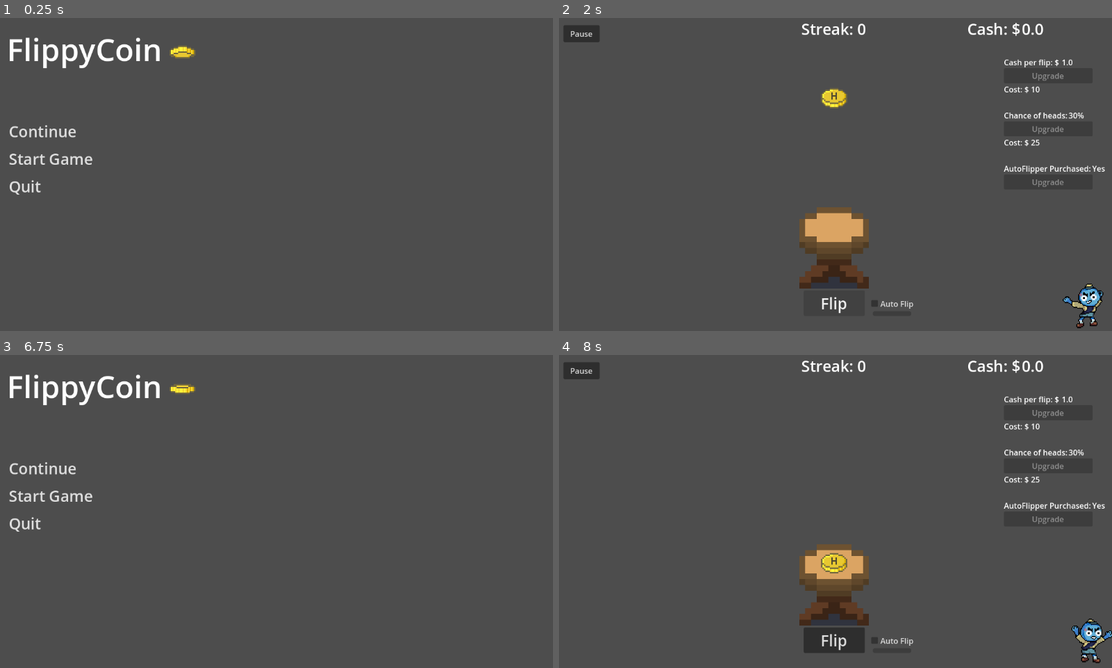
Above: before the commit, frames 1-4 (two rows, left to right).
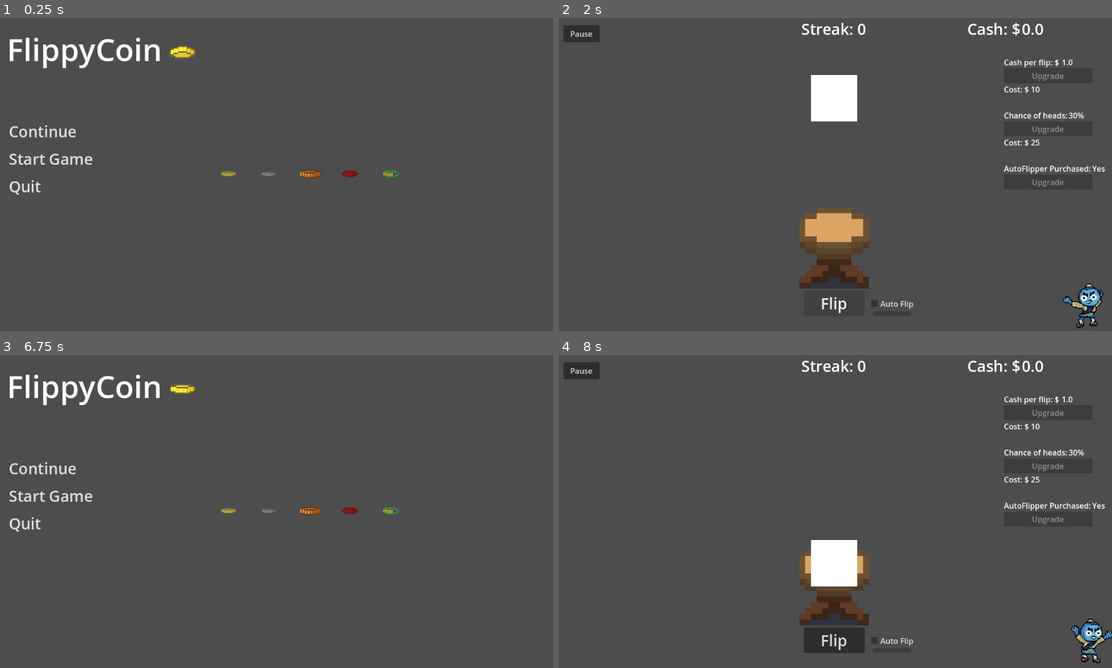
Above: after the commit, the same moments.

Repository: BrodyJack/coin-flip-game
Game: Godot game, scene res://scenes/title_screen.tscn
Two runs of this game, one before a commit and one after it. Both use one fixed random seed, a clock stepped at 60 frames per second and the inputs below. Sound files missing from this copy of the repository are replaced by a short silence.
Inputs:
- Up to frame 1 (0.25 s): no input
- Up to frame 2 (2 s): click "Start Game" at 0.5 s; click "Flip" at 1.25 s
- Up to frame 3 (6.75 s): click "Auto Flip" at 2 s; click "Flip" at 2.75 s; click "Auto Flip" at 3.5 s; click "Flip" at 4.25 s; click "Auto Flip" at 5 s; click "Pause" at 5.75 s; click "Return to title" at 6.5 s
- Up to frame 4 (8 s): click "Start Game" at 7.25 s

The runs differ from the first frame. In frame 1, 0.3% of the frame differs, in the area x 40-73%, y 48-52%; in frame 2, 1.3%, in the area x 45-55%, y 18-34%; in frame 3, 0.3%; in frame 4, 1.3%.

Commit message:
added multiple coin textures and added carouselcontainer

Diff:
--- /dev/null
+++ b/scenes/carousel_container.gd
@@ -0,0 +1,83 @@
+@tool
+extends Node2D
+class_name CarouselContainer
+
+## Sourced from this demo -> https://www.youtube.com/watch?v=z6sUvOBYpT4&list=WL&index=1&t=22s
+
+@export var spacing: float = 2.0
+
+@export var wraparound_enabled: bool = false
+@export var wraparound_radius: float = 300.0
+@export var wraparound_height: float = 50.0
+
+@export_range(0.0, 1.0) var opacity_strength: float = 0.35
+@export_range(0.0, 1.0) var scale_strength: float = 0.25
+@export_range(0.01, 0.99, 0.01) var scale_min = 0.1
+
+@export var smoothing_speed: float = 6.5
+@export var selected_index: int = 0
+@export var follow_button_focus: bool = false
+
+@export var position_offset_node: Control = null
+
+# Called when the node enters the scene tree for the first time.
+func _ready() -> void:
+	pass # Replace with function body.
+
+
+# Called every frame. 'delta' is the elapsed time since the previous frame.
+func _process(delta: float) -> void:
+	if !position_offset_node or position_offset_node.get_child_count() == 0:
+		return
+
+	selected_index = clamp(selected_index, 0, position_offset_node.get_child_count() - 1)
+
+	for i in position_offset_node.get_children():
+		if wraparound_enabled:
+			var max_index_range = max(1, (position_offset_node.get_child_count() - 1) / 2.0)
+			var angle = clamp((i.get_index() - selected_index) / max_index_range, -1.0, 1.0) * PI
+			var x = sin(angle) * wraparound_radius
+			var y = cos(angle) * wraparound_height
+			var target_pos = Vector2(x, y - wraparound_height) - i.size/2.0
+			i.position = lerp(i.position, target_pos, smoothing_speed * delta)
+		else:
+			var position_x = 0
+			if i.get_index() > 0:
+				position_x = position_offset_node.get_child(i.get_index() - 1).position.x + position_offset_node.get_child(i.get_index() - 1).size.x + spacing
+			i.position = Vector2(position_x, -i.size.y / 2.0)
+
+		i.pivot_offset = i.size/2.0
+		var target_scale = 1.0 - (scale_strength * abs(i.get_index() - selected_index))
+		target_scale = clamp(target_scale, scale_min, 1.0)
+		i.scale = lerp(i.scale, Vector2.ONE * target_scale, smoothing_speed*delta)
+
+		var target_opacity = 1.0 - (opacity_strength * abs(i.get_index() - selected_index))
+		target_opacity = clamp(target_opacity, 0.0, 1.0)
+		i.modulate.a = lerp(i.modulate.a, target_opacity, smoothing_speed*delta)
+
+		if i.get_index() == selected_index:
+			i.z_index = 1
+			i.mouse_filter = Control.MOUSE_FILTER_STOP
+			i.focus_mode = Control.FOCUS_ALL
+		else:
+			i.z_index = -abs(i.get_index()-selected_index)
+			i.mouse_filter = Control.MOUSE_FILTER_IGNORE
+			i.focus_mode = Control.FOCUS_NONE
+
+		if follow_button_focus and i.has_focus():
+			selected_index = i.get_index()
+
+	if wraparound_enabled:
+		position_offset_node.position.x = lerp(position_offset_node.position.x, 0.0, smoothing_speed * delta)
+	else:
+		position_offset_node.position.x = lerp(position_offset_node.position.x, -(position_offset_node.get_child(selected_index).position.x + position_offset_node.get_child(selected_index).size.x/2.0), smoothing_speed*delta)
+
+func _left():
+	selected_index -= 1
+	if selected_index < 0:
+		selected_index += 1
+
+func _right():
+	selected_index += 1
+	if selected_index > position_offset_node.get_child_count()-1:
+		selected_index -= 1
--- /dev/null
+++ b/scenes/carousel_container.tscn
@@ -0,0 +1,6 @@
+[gd_scene load_steps=2 format=3 uid="uid://dq76f8cubonqv"]
+
+[ext_resource type="Script" uid="uid://dt0o3ggxr05r2" path="res://scenes/carousel_container.gd" id="1_k4f7s"]
+
+[node name="CarouselContainer" type="Node2D"]
+script = ExtResource("1_k4f7s")
--- a/scenes/coin.tscn
+++ b/scenes/coin.tscn
@@ -1,16 +1,16 @@
 [gd_scene load_steps=17 format=3 uid="uid://1prjnjfcys4f"]
 
-[ext_resource type="Texture2D" uid="uid://b0k15vpc2vv3y" path="res://assets/coin1.png" id="1_jsmju"]
+[ext_resource type="Texture2D" uid="uid://b0k15vpc2vv3y" path="res://assets/gold_coin/coin1.png" id="1_jsmju"]
 [ext_resource type="Script" uid="uid://bjuh3vn2hplgs" path="res://scenes/coin.gd" id="1_ls27i"]
-[ext_resource type="Texture2D" uid="uid://c4gij0m27r12b" path="res://assets/coin2.png" id="2_s0mny"]
-[ext_resource type="Texture2D" uid="uid://b6usbgurjfm1r" path="res://assets/coin3.png" id="3_7cc30"]
-[ext_resource type="Texture2D" uid="uid://b5bfg3hcwqhf2" path="res://assets/coin4.png" id="4_rojmm"]
-[ext_resource type="Texture2D" uid="uid://dx2dfsc08qs0r" path="res://assets/coin5.png" id="5_ls27i"]
-[ext_resource type="Texture2D" uid="uid://ccq5sstd72yt" path="res://assets/coin6.png" id="6_ssuvv"]
-[ext_resource type="Texture2D" uid="uid://btjdbmjw0pewc" path="res://assets/coin7.png" id="7_6jg3o"]
-[ext_resource type="Texture2D" uid="uid://ciaph8q56h3lf" path="res://assets/coin8.png" id="8_rsyy1"]
-[ext_resource type="Texture2D" uid="uid://dyrvixp5oipgr" path="res://assets/coin9.png" id="9_y8m1o"]
-[ext_resource type="Texture2D" uid="uid://0ajvj4d6ko5o" path="res://assets/coin10.png" id="10_sgv4e"]
+[ext_resource type="Texture2D" uid="uid://c4gij0m27r12b" path="res://assets/gold_coin/coin2.png" id="2_s0mny"]
+[ext_resource type="Texture2D" uid="uid://b6usbgurjfm1r" path="res://assets/gold_coin/coin3.png" id="3_7cc30"]
+[ext_resource type="Texture2D" uid="uid://b5bfg3hcwqhf2" path="res://assets/gold_coin/coin4.png" id="4_rojmm"]
+[ext_resource type="Texture2D" uid="uid://dx2dfsc08qs0r" path="res://assets/gold_coin/coin5.png" id="5_ls27i"]
+[ext_resource type="Texture2D" uid="uid://ccq5sstd72yt" path="res://assets/gold_coin/coin6.png" id="6_ssuvv"]
+[ext_resource type="Texture2D" uid="uid://btjdbmjw0pewc" path="res://assets/gold_coin/coin7.png" id="7_6jg3o"]
+[ext_resource type="Texture2D" uid="uid://ciaph8q56h3lf" path="res://assets/gold_coin/coin8.png" id="8_rsyy1"]
+[ext_resource type="Texture2D" uid="uid://dyrvixp5oipgr" path="res://assets/gold_coin/coin9.png" id="9_y8m1o"]
+[ext_resource type="Texture2D" uid="uid://0ajvj4d6ko5o" path="res://assets/gold_coin/coin10.png" id="10_sgv4e"]
 [ext_resource type="AudioStream" uid="uid://3w0mbmdp1kv4" path="res://assets/coin-flip.mp3" id="11_s0mny"]
 [ext_resource type="AudioStream" uid="uid://c4pwonvwcwu34" path="res://assets/coin_landing_heads.mp3" id="12_rojmm"]
 [ext_resource type="AudioStream" uid="uid://dxr4kyegbt218" path="res://assets/coin_landing_tails.mp3" id="13_ls27i"]
--- a/scenes/title_screen.tscn
+++ b/scenes/title_screen.tscn
@@ -1,7 +1,13 @@
-[gd_scene load_steps=3 format=3 uid="uid://b8hhnqxx8toa2"]
+[gd_scene load_steps=9 format=3 uid="uid://b8hhnqxx8toa2"]
 
 [ext_resource type="Script" uid="uid://dpkv7vo7577ln" path="res://scenes/title_screen.gd" id="1_sa3yf"]
 [ext_resource type="PackedScene" uid="uid://1prjnjfcys4f" path="res://scenes/coin.tscn" id="2_s4lrb"]
+[ext_resource type="Script" uid="uid://dt0o3ggxr05r2" path="res://scenes/carousel_container.gd" id="3_s4lrb"]
+[ext_resource type="Texture2D" uid="uid://dta6outmehrlh" path="res://textures/gold_coin_animated_texture.tres" id="4_cs5ya"]
+[ext_resource type="Texture2D" uid="uid://bvg3x756lvos0" path="res://textures/silver_coin_animated_texture.tres" id="5_mykxm"]
+[ext_resource type="Texture2D" uid="uid://bg0n7xfhm5q27" path="res://textures/copper_coin_animated_texture.tres" id="6_tklts"]
+[ext_resource type="Texture2D" uid="uid://me5h4a41msm4" path="res://textures/blood_coin_animated_texture.tres" id="7_u26n3"]
+[ext_resource type="Texture2D" uid="uid://dbbay86ye6jj1" path="res://textures/rainbow_coin_animated_texture.tres" id="8_ib7db"]
 
 [node name="TitleScreen" type="MarginContainer"]
 custom_minimum_size = Vector2(10, 10)
@@ -56,5 +62,93 @@
 [node name="Coin" parent="." instance=ExtResource("2_s4lrb")]
 position = Vector2(384, 72)
 
+[node name="CarouselContainer" type="Node2D" parent="." node_paths=PackedStringArray("position_offset_node")]
+position = Vector2(648, 324)
+scale = Vector2(2, 2)
+script = ExtResource("3_s4lrb")
+wraparound_radius = 20.0
+opacity_strength = 0.231
+scale_strength = 0.847
+scale_min = 0.73
+selected_index = 2
+follow_button_focus = true
+position_offset_node = NodePath("Control")
+metadata/_custom_type_script = "uid://dt0o3ggxr05r2"
+
+[node name="Control" type="Control" parent="CarouselContainer"]
+layout_mode = 3
+anchors_preset = 0
+offset_left = -103.99998
+offset_right = -63.999977
+offset_bottom = 40.0
+
+[node name="GoldCoin" type="TextureRect" parent="CarouselContainer/Control"]
+modulate = Color(1, 1, 1, 0.538)
+z_index = -2
+texture_filter = 1
+layout_mode = 0
+offset_top = -20.0
+offset_right = 40.0
+offset_bottom = 20.0
+scale = Vector2(0.73, 0.73)
+pivot_offset = Vector2(20, 20)
+mouse_filter = 2
+texture = ExtResource("4_cs5ya")
+
+[node name="SilverCoin" type="TextureRect" parent="CarouselContainer/Control"]
+modulate = Color(1, 1, 1, 0.769)
+z_index = -1
+texture_filter = 1
+layout_mode = 0
+offset_left = 42.0
+offset_top = -20.0
+offset_right = 81.99993
+offset_bottom = 20.0
+scale = Vector2(0.73, 0.73)
+pivot_offset = Vector2(19.999966, 20)
+mouse_filter = 2
+texture = ExtResource("5_mykxm")
+
+[node name="CopperCoin" type="TextureRect" parent="CarouselContainer/Control"]
+z_index = 1
+texture_filter = 1
+layout_mode = 0
+offset_left = 83.99993
+offset_top = -20.0
+offset_right = 124.00002
+offset_bottom = 20.0
+pivot_offset = Vector2(20.000046, 20)
+focus_mode = 2
+mouse_filter = 0
+texture = ExtResource("6_tklts")
+
+[node name="BloodCoin" type="TextureRect" parent="CarouselContainer/Control"]
+modulate = Color(1, 1, 1, 0.769)
+z_index = -1
+texture_filter = 1
+layout_mode = 0
+offset_left = 126.00002
+offset_top = -20.0
+offset_right = 166.00015
+offset_bottom = 20.0
+scale = Vector2(0.73, 0.73)
+pivot_offset = Vector2(20.000065, 20)
+mouse_filter = 2
+texture = ExtResource("7_u26n3")
+
+[node name="RainbowCoin" type="TextureRect" parent="CarouselContainer/Control"]
+modulate = Color(1, 1, 1, 0.538)
+z_index = -2
+texture_filter = 1
+layout_mode = 0
+offset_left = 168.00015
+offset_top = -20.0
+offset_right = 208.00021
+offset_bottom = 20.0
+scale = Vector2(0.73, 0.73)
+pivot_offset = Vector2(20.00003, 20)
+mouse_filter = 2
+texture = ExtResource("8_ib7db")
+
 [connection signal="pressed" from="VBoxContainer/VBoxClickablesContainer/StartGame" to="." method="_on_start_game_pressed"]
 [connection signal="pressed" from="VBoxContainer/VBoxClickablesContainer/Quit" to="." method="_on_quit_pressed"]
--- /dev/null
+++ b/textures/blood_coin_animated_texture.tres
@@ -0,0 +1,36 @@
+[gd_resource type="AnimatedTexture" load_steps=11 format=3 uid="uid://me5h4a41msm4"]
+
+[ext_resource type="Texture2D" uid="uid://cqrct1a2ct5an" path="res://assets/blood_coin/blood_coin_animated1.png" id="1_2eb8i"]
+[ext_resource type="Texture2D" uid="uid://0eaudkw3gxdo" path="res://assets/blood_coin/blood_coin_animated2.png" id="2_3fo3e"]
+[ext_resource type="Texture2D" uid="uid://dxbcl7jrljcbp" path="res://assets/blood_coin/blood_coin_animated3.png" id="3_386kj"]
+[ext_resource type="Texture2D" uid="uid://bfrh670bi82qd" path="res://assets/blood_coin/blood_coin_animated4.png" id="4_0r2ni"]
+[ext_resource type="Texture2D" uid="uid://do7s37pki4xls" path="res://assets/blood_coin/blood_coin_animated5.png" id="5_wc6ie"]
+[ext_resource type="Texture2D" uid="uid://cd02mokepladx" path="res://assets/blood_coin/blood_coin_animated6.png" id="6_axh45"]
+[ext_resource type="Texture2D" uid="uid://vjqhqg5g0cov" path="res://assets/blood_coin/blood_coin_animated7.png" id="7_s8hfp"]
+[ext_resource type="Texture2D" uid="uid://dlpchn4uya363" path="res://assets/blood_coin/blood_coin_animated8.png" id="8_dsww5"]
+[ext_resource type="Texture2D" uid="uid://b8t4xscy0rbb0" path="res://assets/blood_coin/blood_coin_animated9.png" id="9_wq4pv"]
+[ext_resource type="Texture2D" uid="uid://0655rnu0ps6o" path="res://assets/blood_coin/blood_coin_animated10.png" id="10_pchx2"]
+
+[resource]
+frames = 10
+speed_scale = 0.8
+frame_0/texture = ExtResource("1_2eb8i")
+frame_0/duration = 0.1
+frame_1/texture = ExtResource("2_3fo3e")
+frame_1/duration = 0.1
+frame_2/texture = ExtResource("3_386kj")
+frame_2/duration = 0.1
+frame_3/texture = ExtResource("4_0r2ni")
+frame_3/duration = 0.1
+frame_4/texture = ExtResource("5_wc6ie")
+frame_4/duration = 0.1
+frame_5/texture = ExtResource("6_axh45")
+frame_5/duration = 0.1
+frame_6/texture = ExtResource("7_s8hfp")
+frame_6/duration = 0.1
+frame_7/texture = ExtResource("8_dsww5")
+frame_7/duration = 0.1
+frame_8/texture = ExtResource("9_wq4pv")
+frame_8/duration = 0.1
+frame_9/texture = ExtResource("10_pchx2")
+frame_9/duration = 0.1
--- /dev/null
+++ b/textures/copper_coin_animated_texture.tres
@@ -0,0 +1,36 @@
+[gd_resource type="AnimatedTexture" load_steps=11 format=3 uid="uid://bg0n7xfhm5q27"]
+
+[ext_resource type="Texture2D" uid="uid://bmavqqn7ex86p" path="res://assets/copper_coin/copper_coin_animated1.png" id="1_og47m"]
+[ext_resource type="Texture2D" uid="uid://dbmj3dax6sxx3" path="res://assets/copper_coin/copper_coin_animated2.png" id="2_3krmc"]
+[ext_resource type="Texture2D" uid="uid://mk1a2hrcne1p" path="res://assets/copper_coin/copper_coin_animated3.png" id="3_srw01"]
+[ext_resource type="Texture2D" uid="uid://10t3fs73uad8" path="res://assets/copper_coin/copper_coin_animated4.png" id="4_emrhm"]
+[ext_resource type="Texture2D" uid="uid://ddyjgquq2x7d2" path="res://assets/copper_coin/copper_coin_animated5.png" id="5_6u5xa"]
+[ext_resource type="Texture2D" uid="uid://qfaoxrhd5pma" path="res://assets/copper_coin/copper_coin_animated6.png" id="6_14xis"]
+[ext_resource type="Texture2D" uid="uid://kp2tsq4fywkl" path="res://assets/copper_coin/copper_coin_animated7.png" id="7_i6pq3"]
+[ext_resource type="Texture2D" uid="uid://dnubd4hpfk3go" path="res://assets/copper_coin/copper_coin_animated8.png" id="8_y71m0"]
+[ext_resource type="Texture2D" uid="uid://bxtqqw7hnokd0" path="res://assets/copper_coin/copper_coin_animated9.png" id="9_6e6od"]
+[ext_resource type="Texture2D" uid="uid://btv73sr58qcb3" path="res://assets/copper_coin/copper_coin_animated10.png" id="10_td8iv"]
+
+[resource]
+frames = 10
+speed_scale = 0.8
+frame_0/texture = ExtResource("1_og47m")
+frame_0/duration = 0.1
+frame_1/texture = ExtResource("2_3krmc")
+frame_1/duration = 0.1
+frame_2/texture = ExtResource("3_srw01")
+frame_2/duration = 0.1
+frame_3/texture = ExtResource("4_emrhm")
+frame_3/duration = 0.1
+frame_4/texture = ExtResource("5_6u5xa")
+frame_4/duration = 0.1
+frame_5/texture = ExtResource("6_14xis")
+frame_5/duration = 0.1
+frame_6/texture = ExtResource("7_i6pq3")
+frame_6/duration = 0.1
+frame_7/texture = ExtResource("8_y71m0")
+frame_7/duration = 0.1
+frame_8/texture = ExtResource("9_6e6od")
+frame_8/duration = 0.1
+frame_9/texture = ExtResource("10_td8iv")
+frame_9/duration = 0.1
--- /dev/null
+++ b/textures/gold_coin_animated_texture.tres
@@ -0,0 +1,36 @@
+[gd_resource type="AnimatedTexture" load_steps=11 format=3 uid="uid://dta6outmehrlh"]
+
+[ext_resource type="Texture2D" uid="uid://b0k15vpc2vv3y" path="res://assets/gold_coin/coin1.png" id="1_cv5yn"]
+[ext_resource type="Texture2D" uid="uid://c4gij0m27r12b" path="res://assets/gold_coin/coin2.png" id="2_ntvx6"]
+[ext_resource type="Texture2D" uid="uid://b6usbgurjfm1r" path="res://assets/gold_coin/coin3.png" id="3_k4n2h"]
+[ext_resource type="Texture2D" uid="uid://b5bfg3hcwqhf2" path="res://assets/gold_coin/coin4.png" id="4_3xcqj"]
+[ext_resource type="Texture2D" uid="uid://dx2dfsc08qs0r" path="res://assets/gold_coin/coin5.png" id="5_o5rd6"]
+[ext_resource type="Texture2D" uid="uid://ccq5sstd72yt" path="res://assets/gold_coin/coin6.png" id="6_bxfyu"]
+[ext_resource type="Texture2D" uid="uid://btjdbmjw0pewc" path="res://assets/gold_coin/coin7.png" id="7_ido43"]
+[ext_resource type="Texture2D" uid="uid://ciaph8q56h3lf" path="res://assets/gold_coin/coin8.png" id="8_mqjdt"]
+[ext_resource type="Texture2D" uid="uid://dyrvixp5oipgr" path="res://assets/gold_coin/coin9.png" id="9_54n3v"]
+[ext_resource type="Texture2D" uid="uid://0ajvj4d6ko5o" path="res://assets/gold_coin/coin10.png" id="10_vav2d"]
+
+[resource]
+frames = 10
+speed_scale = 0.8
+frame_0/texture = ExtResource("1_cv5yn")
+frame_0/duration = 0.1
+frame_1/texture = ExtResource("2_ntvx6")
+frame_1/duration = 0.1
+frame_2/texture = ExtResource("3_k4n2h")
+frame_2/duration = 0.1
+frame_3/texture = ExtResource("4_3xcqj")
+frame_3/duration = 0.1
+frame_4/texture = ExtResource("5_o5rd6")
+frame_4/duration = 0.1
+frame_5/texture = ExtResource("6_bxfyu")
+frame_5/duration = 0.1
+frame_6/texture = ExtResource("7_ido43")
+frame_6/duration = 0.1
+frame_7/texture = ExtResource("8_mqjdt")
+frame_7/duration = 0.1
+frame_8/texture = ExtResource("9_54n3v")
+frame_8/duration = 0.1
+frame_9/texture = ExtResource("10_vav2d")
+frame_9/duration = 0.1
--- /dev/null
+++ b/textures/rainbow_coin_animated_texture.tres
@@ -0,0 +1,36 @@
+[gd_resource type="AnimatedTexture" load_steps=11 format=3 uid="uid://dbbay86ye6jj1"]
+
+[ext_resource type="Texture2D" uid="uid://dy6gqfwgqylen" path="res://assets/rainbow_coin/rainbow_coin_animated1.png" id="1_ikpvw"]
+[ext_resource type="Texture2D" uid="uid://cyclygvvf6y8" path="res://assets/rainbow_coin/rainbow_coin_animated2.png" id="2_miyhj"]
+[ext_resource type="Texture2D" uid="uid://ol2ika1uioxo" path="res://assets/rainbow_coin/rainbow_coin_animated3.png" id="3_fd7tv"]
+[ext_resource type="Texture2D" uid="uid://dh0kag1nnawc6" path="res://assets/rainbow_coin/rainbow_coin_animated4.png" id="4_i8p8v"]
+[ext_resource type="Texture2D" uid="uid://dj8lkc0sl4tor" path="res://assets/rainbow_coin/rainbow_coin_animated5.png" id="5_dds5i"]
+[ext_resource type="Texture2D" uid="uid://6v7wjjfsjv0s" path="res://assets/rainbow_coin/rainbow_coin_animated6.png" id="6_na5v1"]
+[ext_resource type="Texture2D" uid="uid://bjmo2b46e550p" path="res://assets/rainbow_coin/rainbow_coin_animated7.png" id="7_6tuwo"]
+[ext_resource type="Texture2D" uid="uid://4l3qooust4b0" path="res://assets/rainbow_coin/rainbow_coin_animated8.png" id="8_h1qvv"]
+[ext_resource type="Texture2D" uid="uid://dlt2evfh3uxwx" path="res://assets/rainbow_coin/rainbow_coin_animated9.png" id="9_4taq2"]
+[ext_resource type="Texture2D" uid="uid://wuojkhs7yw2g" path="res://assets/rainbow_coin/rainbow_coin_animated10.png" id="10_3tjah"]
+
+[resource]
+frames = 10
+speed_scale = 0.8
+frame_0/texture = ExtResource("1_ikpvw")
+frame_0/duration = 0.1
+frame_1/texture = ExtResource("2_miyhj")
+frame_1/duration = 0.1
+frame_2/texture = ExtResource("3_fd7tv")
+frame_2/duration = 0.1
+frame_3/texture = ExtResource("4_i8p8v")
+frame_3/duration = 0.1
+frame_4/texture = ExtResource("5_dds5i")
+frame_4/duration = 0.1
+frame_5/texture = ExtResource("6_na5v1")
+frame_5/duration = 0.1
+frame_6/texture = ExtResource("7_6tuwo")
+frame_6/duration = 0.1
+frame_7/texture = ExtResource("8_h1qvv")
+frame_7/duration = 0.1
+frame_8/texture = ExtResource("9_4taq2")
+frame_8/duration = 0.1
+frame_9/texture = ExtResource("10_3tjah")
+frame_9/duration = 0.1
--- /dev/null
+++ b/textures/silver_coin_animated_texture.tres
@@ -0,0 +1,36 @@
+[gd_resource type="AnimatedTexture" load_steps=11 format=3 uid="uid://bvg3x756lvos0"]
+
+[ext_resource type="Texture2D" uid="uid://dmqkotpt3kpit" path="res://assets/silver_coin/silver_coin_animated1.png" id="1_2vvnw"]
+[ext_resource type="Texture2D" uid="uid://cr8g2trmqxmwb" path="res://assets/silver_coin/silver_coin_animated2.png" id="2_fa5u0"]
+[ext_resource type="Texture2D" uid="uid://b73pkvsat0g76" path="res://assets/silver_coin/silver_coin_animated3.png" id="3_02u7x"]
+[ext_resource type="Texture2D" uid="uid://e74h82ukgs24" path="res://assets/silver_coin/silver_coin_animated4.png" id="4_1q3kw"]
+[ext_resource type="Texture2D" uid="uid://c7hbuuktfuo68" path="res://assets/silver_coin/silver_coin_animated5.png" id="5_1ecp2"]
+[ext_resource type="Texture2D" uid="uid://djg4e603vauor" path="res://assets/silver_coin/silver_coin_animated6.png" id="6_5bkav"]
+[ext_resource type="Texture2D" uid="uid://bhem0jqp46gnl" path="res://assets/silver_coin/silver_coin_animated7.png" id="7_kd74a"]
+[ext_resource type="Texture2D" uid="uid://rq8jveurfmwn" path="res://assets/silver_coin/silver_coin_animated8.png" id="8_cqbti"]
+[ext_resource type="Texture2D" uid="uid://m68vvyq5cjj4" path="res://assets/silver_coin/silver_coin_animated9.png" id="9_l0qi7"]
+[ext_resource type="Texture2D" uid="uid://57dkk4pnh4aa" path="res://assets/silver_coin/silver_coin_animated10.png" id="10_j8nva"]
+
+[resource]
+frames = 10
+speed_scale = 0.8
+frame_0/texture = ExtResource("1_2vvnw")
+frame_0/duration = 0.1
+frame_1/texture = ExtResource("2_fa5u0")
+frame_1/duration = 0.1
+frame_2/texture = ExtResource("3_02u7x")
+frame_2/duration = 0.1
+frame_3/texture = ExtResource("4_1q3kw")
+frame_3/duration = 0.1
+frame_4/texture = ExtResource("5_1ecp2")
+frame_4/duration = 0.1
+frame_5/texture = ExtResource("6_5bkav")
+frame_5/duration = 0.1
+frame_6/texture = ExtResource("7_kd74a")
+frame_6/duration = 0.1
+frame_7/texture = ExtResource("8_cqbti")
+frame_7/duration = 0.1
+frame_8/texture = ExtResource("9_l0qi7")
+frame_8/duration = 0.1
+frame_9/texture = ExtResource("10_j8nva")
+frame_9/duration = 0.1
Binary file added: assets/blood_coin/blood_coin_animated1.png
Not shown, added: assets/blood_coin/blood_coin_animated1.png.import
Binary file added: assets/blood_coin/blood_coin_animated10.png
Not shown, added: assets/blood_coin/blood_coin_animated10.png.import
Binary file added: assets/blood_coin/blood_coin_animated2.png
Not shown, added: assets/blood_coin/blood_coin_animated2.png.import
Binary file added: assets/blood_coin/blood_coin_animated3.png
Not shown, added: assets/blood_coin/blood_coin_animated3.png.import
Binary file added: assets/blood_coin/blood_coin_animated4.png
Not shown, added: assets/blood_coin/blood_coin_animated4.png.import
Binary file added: assets/blood_coin/blood_coin_animated5.png
Not shown, added: assets/blood_coin/blood_coin_animated5.png.import
(and 99 more such lines)
